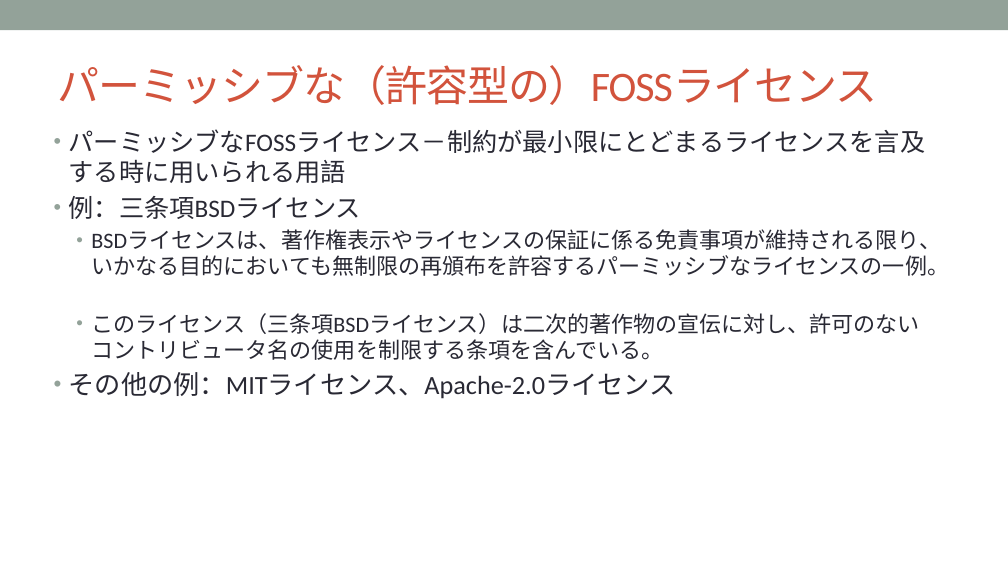
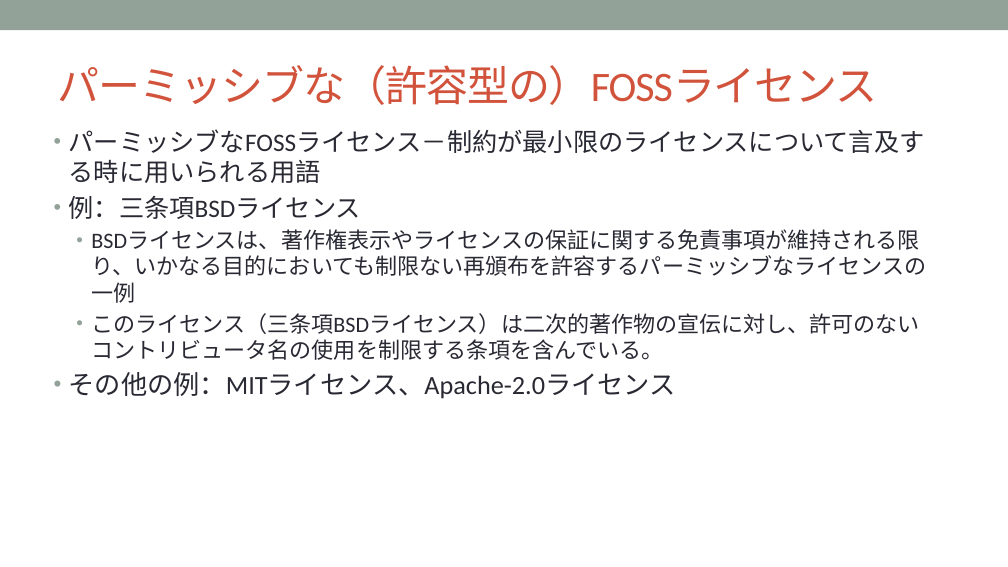
Before and after one commit to OpenChain-Project/Curriculum-Translation-JP, a slide deck: slide 13 of target/openchain-curriculum-release-2.pptx. Drawn at 1008x567 pixels with LibreOffice and Linux fonts; fonts in the diff are those of the drawing; background and template pictures are left out. Boxes give left, top, right and bottom in pixels: in the first picture for what was removed or moved away, otherwise in the second. Text is boxed around its words. In the diff, an @@ line names an element or a change of style, - is before the commit and + after.

```diff
--- a/target/openchain-curriculum-release-2.pptx
+++ b/target/openchain-curriculum-release-2.pptx
@@ text at (x1=69, y1=129, x2=925, y2=183): text changed @@
-• パーミッシブなFOSSライセンス－制約が最小限にとどまるライセンスを言及する時に用いられる用語
+• パーミッシブなFOSSライセンス－制約が最小限のライセンスについて言及する時に用いられる用語
@@ text at (x1=91, y1=230, x2=926, y2=303): text changed @@
-  • BSDライセンスは、著作権表示やライセンスの保証に係る免責事項が維持される限り、いかなる目的においても無制限の再頒布を許容するパーミッシブなライセンスの一例。
+  • BSDライセンスは、著作権表示やライセンスの保証に関する免責事項が維持される限り、いかなる目的においても制限ない再頒布を許容するパーミッシブなライセンスの一例
```
Also in this commit, not shown: 38 other slides changed, 6 other files.
